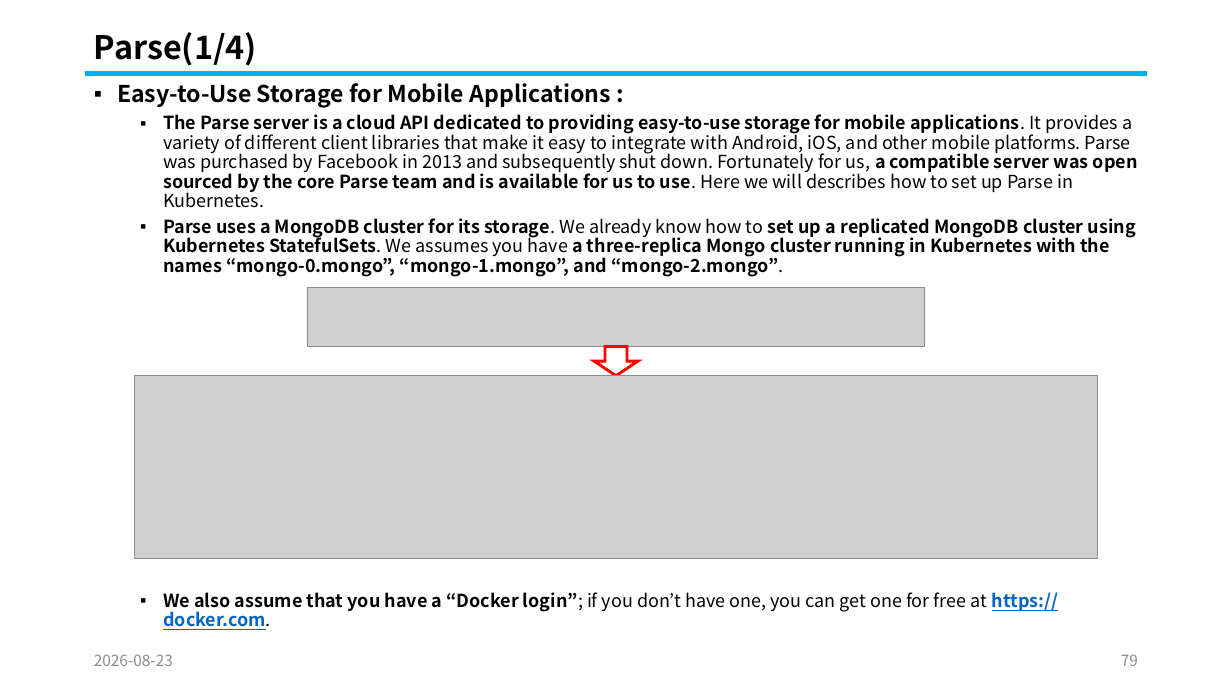
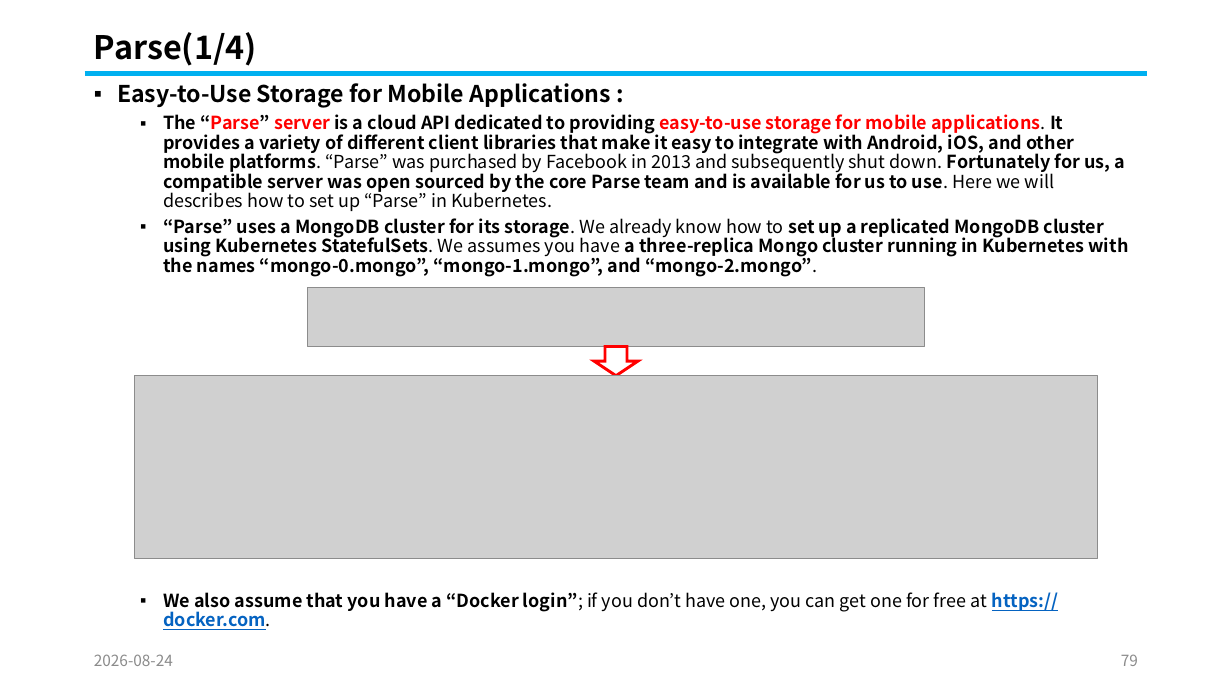
Before and after one commit to knix008/TestSimulator, a slide deck: slide 79 of Kubernetes/Kubernetes Part 05-2026.08.25.pptx. Drawn at 1232x693 pixels with LibreOffice and Linux fonts; fonts in the diff are those of the drawing; grey boxes stand for pictures. Boxes give left, top, right and bottom in pixels: in the first picture for what was removed or moved away, otherwise in the second. Text is boxed around its words. In the diff, an @@ line names an element or a change of style, - is before the commit and + after.

```diff
--- a/Kubernetes/Kubernetes Part 05-2026.08.25.pptx
+++ b/Kubernetes/Kubernetes Part 05-2026.08.25.pptx
@@ text at box(163, 114, 1128, 277): text changed @@
-  ▪ The Parse server is a cloud API dedicated to providing easy-to-use storage for mobile applications. It provides a variety of different client libraries that make it easy to integrate with Android, iOS, and other mobile platforms. Parse was purchased by Facebook in 2013 and subsequently shut down. Fortunately for us, a compatible server was open sourced by the core Parse team and is available for us to use. Here we will describes how to set up Parse in Kubernetes.
-  ▪ Parse uses a MongoDB cluster for its storage. We already know how to set up a replicated MongoDB cluster using Kubernetes StatefulSets. We assumes you have a three-replica Mongo cluster running in Kubernetes with the names “mongo-0.mongo”, “mongo-1.mongo”, and “mongo-2.mongo”.
+  ▪ The “Parse” server is a cloud API dedicated to providing easy-to-use storage for mobile applications. It provides a variety of different client libraries that make it easy to integrate with Android, iOS, and other mobile platforms. “Parse” was purchased by Facebook in 2013 and subsequently shut down. Fortunately for us, a compatible server was open sourced by the core Parse team and is available for us to use. Here we will describes how to set up “Parse” in Kubernetes.
+  ▪ “Parse” uses a MongoDB cluster for its storage. We already know how to set up a replicated MongoDB cluster using Kubernetes StatefulSets. We assumes you have a three-replica Mongo cluster running in Kubernetes with the names “mongo-0.mongo”, “mongo-1.mongo”, and “mongo-2.mongo”.
@@ text at box(94, 654, 173, 666): text changed @@
-2026-08-23
+2026-08-24
```
Also in this commit, not shown: 101 other slides changed, 17 other files.
